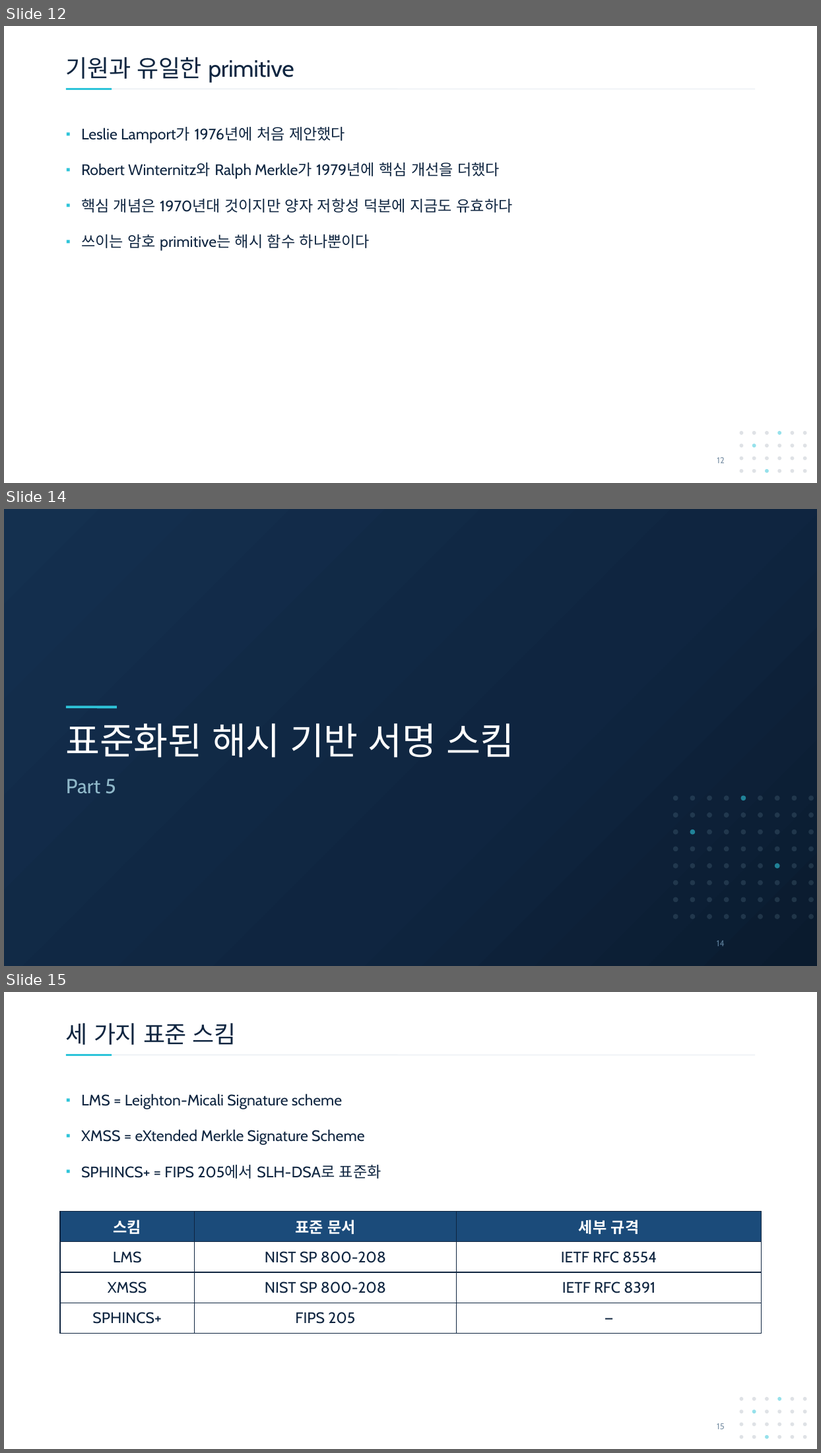
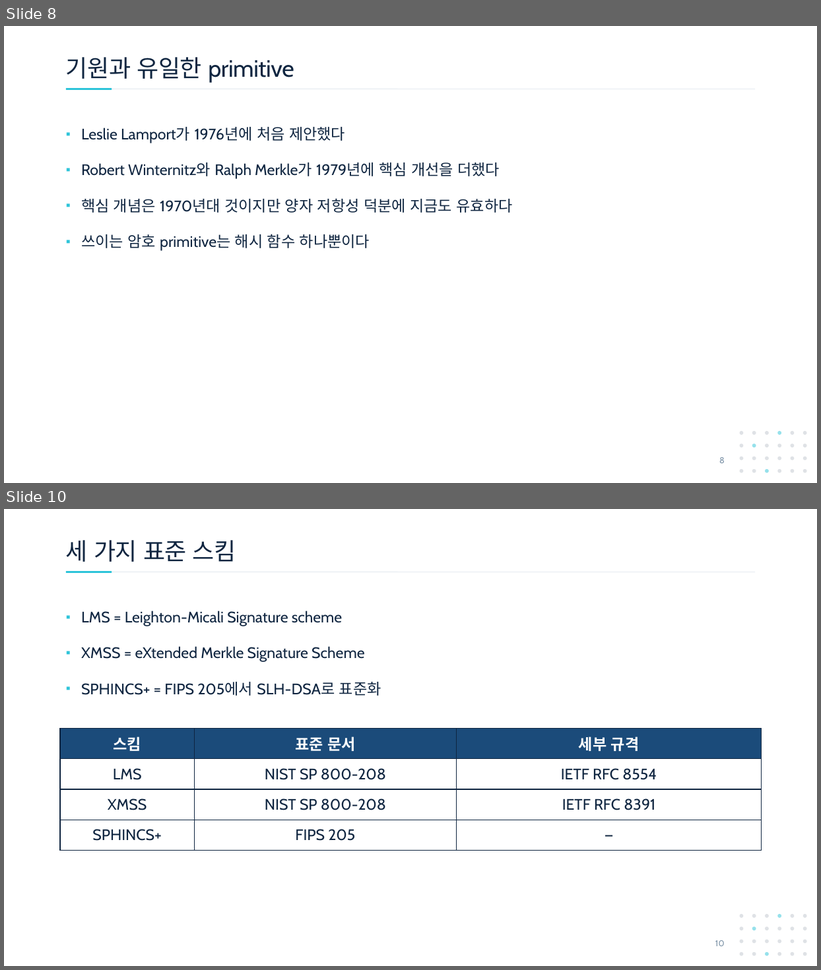
Before and after one commit to giyuubin/PQC, a slide deck: presentation/0903_14_Introduction-to-Hash-Based-Signatures.pptx. Shown one above the other, each under a label of ours: slides 12, 14 and 15 before the commit, slides 8 and 10 after it; the slides between them are not shown. The pictures are 821x1453 and 821x970 pixels, drawn with LibreOffice and Linux fonts; fonts in the diff are those of the drawing. Boxes give left, top, right and bottom in pixels: in the first picture for what was removed or moved away, otherwise in the second. Text is boxed around its words. In the diff, an @@ line names an element or a change of style, - is before the commit and + after.

```diff
--- a/presentation/0903_14_Introduction-to-Hash-Based-Signatures.pptx
+++ b/presentation/0903_14_Introduction-to-Hash-Based-Signatures.pptx
@@ slide 14 removed at (4,509,817,966), background #FFFFFF @@
@@ rectangle removed at (4,509,817,966) @@
@@ line removed from (66, 707) to (117, 707) @@
@@ title removed at (66,723,514,758) @@
-표준화된 해시 기반 서명 스킴
@@ text removed at (66,779,116,794) @@
-Part 5
@@ group removed at (673,795,814,920): 72 ellipses @@
@@ page number removed at (717,941,725,947) @@
-14
@@ what was slide 12 is now slide 8 @@
@@ page number at (719,458,725,464): text changed @@
-12
+8
@@ what was slide 15 is now slide 10 @@
@@ page number at (715,941,725,947): text changed @@
-15
+10
```
Also in this commit, not shown: 5 slides changed, 6 other slides removed.
